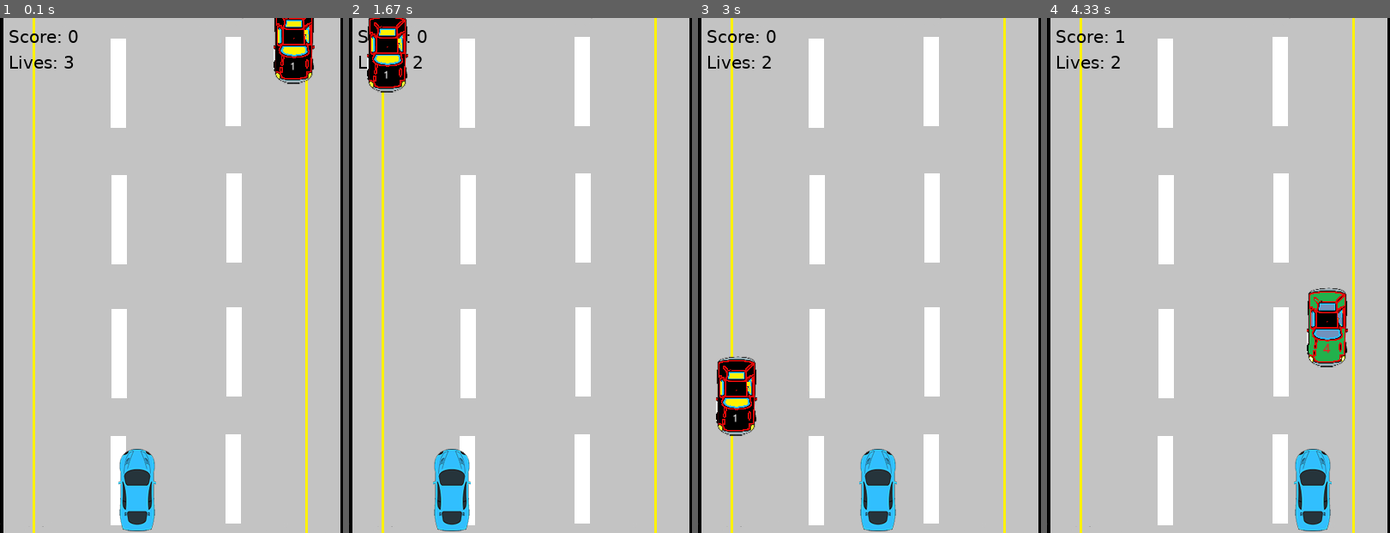
Above: before the commit, frames 1-4 (left to right).
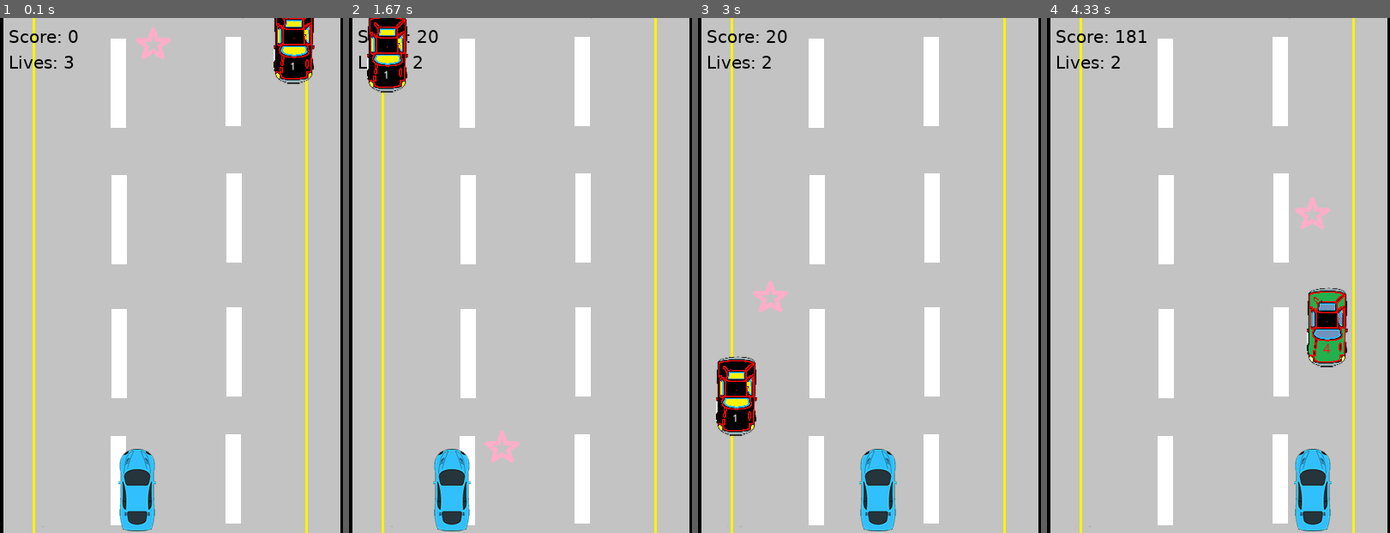
Above: after the commit, the same moments.

Repository: 2Bllryz/PygameDemo
Game: pygame game, started from game.py
Same seed, same stepped clock (60 frames per second), same inputs: the game is played once before the commit and once after it.
Inputs:
- Up to frame 1 (0.1 s): no input
- Up to frame 2 (1.67 s): hold Right 0.33-0.8 s; hold Right 0.83-1.3 s; hold Left from 1.33 s (still down)
- Up to frame 3 (3 s): release Left at 1.87 s; hold Left 1.9-2.3 s; hold Right 2.33-2.97 s
- Up to frame 4 (4.33 s): hold Left 3-3.47 s; hold Right 3.5-3.97 s; hold Right from 4 s (still down)

The runs differ from the first frame. In frame 1, 0.3% of the frame differs, in the area x 39-50%, y 1-8%; in frame 2, 0.3%, in the area x 20-50%, y 2-87%; in frame 3, 0.3%; in frame 4, 0.3%.

Commit message:
新加功能

Diff:
--- a/game.py
+++ b/game.py
@@ -39,15 +39,20 @@
 
     def run(self):
         player = Player()
-        enemy = Enemy()  # 定义玩家对象
+        enemy = Enemy()
+        prop = Props()  # 定义玩家对象,道具
 
         enemies = pygame.sprite.Group()
         enemies.add(enemy)  # 定义敌人精灵组
 
+        props = pygame.sprite.Group()
+        props.add(prop)  # 定义道具精灵组
+
         all_sprites = pygame.sprite.Group()
         all_sprites.add(player)
-        all_sprites.add(enemy)  # 将所有精灵放到一个组中
-        pygame.mixer.Sound("background.wav").play(-1)   #游戏一开始音乐开始循环
+        all_sprites.add(enemy)
+        all_sprites.add(prop)  # 将所有精灵放到一个组中
+        pygame.mixer.Sound("background.wav").play(-1)  # 游戏一开始音乐开始循环
 
         while True:
 
@@ -65,9 +70,6 @@
                     if event.type == pygame.QUIT:
                         pygame.quit()
                         sys.exit()
-                    if event.type == pygame.KEYDOWN:
-                        if event.key == pygame.K_p:  # 按P键暂停游戏
-                            paused = not paused
                 if pygame.sprite.spritecollideany(player, enemies):
                     pygame.mixer.Sound('crash.wav').play()      #撞击声
                     Constant.LIVES -= 1
@@ -87,6 +89,8 @@
                         player.rect.center = (160, 550)
                         enemy.rect.center = (random.randint(40, Constant.SCREEN_WIDTH - 40), 0)
                         Constant.SPEED = 5      #撞到之后新来的车辆减速
+                if pygame.sprite.spritecollideany(player, props):
+                    Constant.SCORE += 10
                 pygame.display.update()
                 self.clock.tick(Constant.FPS)
 
@@ -123,6 +127,21 @@
             self.rect.center = (random.randint(40, Constant.SCREEN_WIDTH - 40), 0)
             self.image = pygame.image.load(random.choice(self.enemy_images))  # 重新随机加载一张图片
 
+class Props(pygame.sprite.Sprite):
+    def __init__(self):
+        super().__init__()
+        self.image =pygame.image.load("Score.png") # 星星
+        self.rect = self.image.get_rect()
+        self.rect.center = (random.randint(40, Constant.SCREEN_WIDTH - 40), 0)
+
+    def move(self):
+        self.rect.move_ip(0, Constant.SPEED)
+        if self.rect.bottom > Constant.SCREEN_HEIGHT:
+            self.rect.top = 0
+            self.rect.center = (random.randint(40, Constant.SCREEN_WIDTH - 40), 0)
+            self.image = pygame.image.load("Score.png")
+
+
 if __name__ == '__main__':
     game = Game()
     game.run()
Binary file added: LowSpeed.png
Binary file added: Score.png
